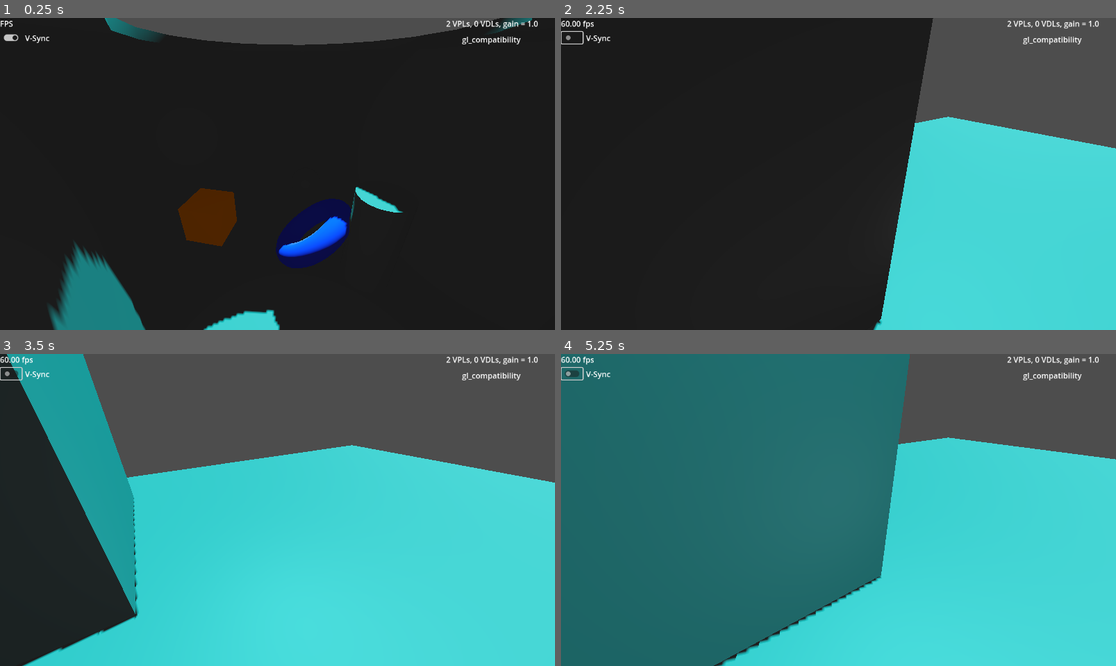
Above: before the commit, frames 1-4 (two rows, left to right).
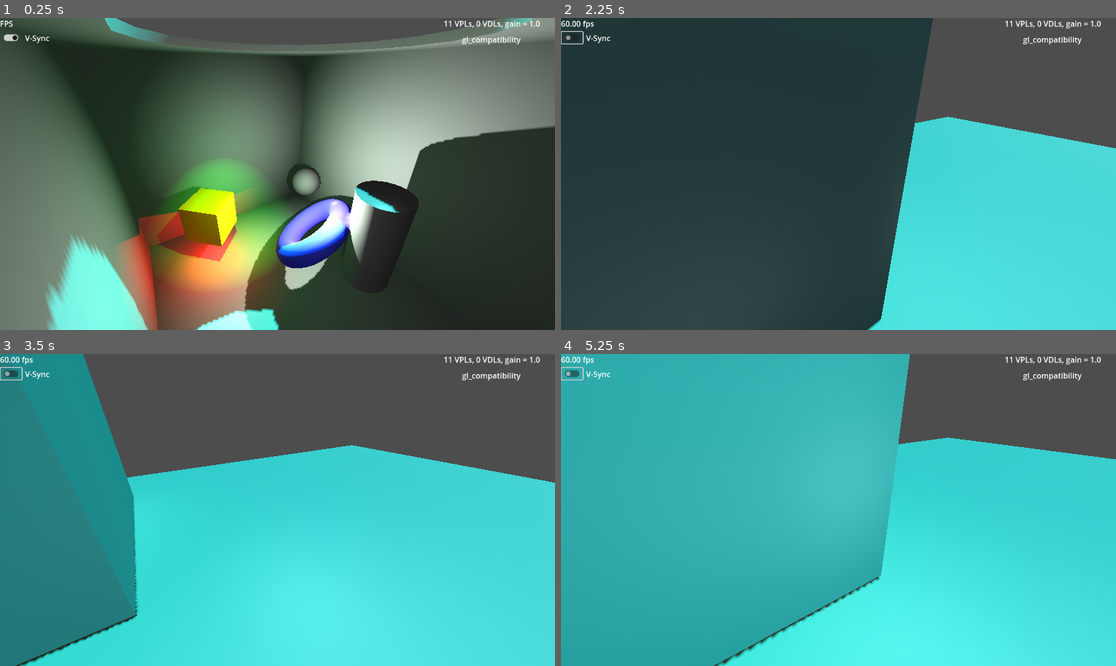
Above: after the commit, the same moments.

Repository: GregPickering/O1S_FauxGI
Game: Godot game, scene res://Scenes/scene_3d.tscn
Two runs of this game, one before a commit and one after it. Both use one fixed random seed, a clock stepped at 60 frames per second and the inputs below.
Inputs (mouse positions are in pixels of both pictures, inside the frame that each line leads up to):
- Up to frame 1 (0.25 s): no input
- Up to frame 2 (2.25 s): tap Enter at 0.5 s; move the mouse to (960, 158) at 0.52 s; hold D 0.53-1.25 s; tap Q at 0.6 s; click (960, 158) at 0.67 s; drag from (727, 189) to (810, 236) at 1.27 s; click (572, 36) at 2 s
- Up to frame 3 (3.5 s): move the mouse to (333, 441) at 2.77 s; hold D from 2.78 s (still down); tap Q at 2.85 s
- Up to frame 4 (5.25 s): release D at 3.5 s; drag from (810, 572) to (672, 463) at 3.52 s; move the mouse to (1005, 556) at 4.27 s; hold A 4.28-5 s; tap Q at 4.35 s; drag from (672, 463) to (755, 432) at 5.02 s

The runs differ from the first frame. In frame 1, 75% of the frame differs, in the area x 0-100%, y 0-100%; in frame 2, 62%; in frame 3, 13%; in frame 4, 61%.

Commit message:
Unified the temporal filtering.
Temporal filtering now uses 3 cascaded exponential filters and it all happens in one function.
Added an energy floor for the VPLs, below which they aren't considered.

Diff:
--- a/O1S_FauxGI/faux_gi.gd
+++ b/O1S_FauxGI/faux_gi.gd
@@ -38,6 +38,8 @@
 const include_shadowless : bool = false
 ## scales all light power
 const scale_all_light_energy : float = 0.25
+## ignore any VPLs with negligible energy
+const vpl_energy_floor : float = 1e-5
 ## the colors for visualizing raycasts
 const ray_hit_color := Color.LIGHT_GREEN
 const ray_miss_color := Color.LIGHT_CORAL
@@ -73,7 +75,7 @@
 ## How many raycasts per VPL per _physics_process for spot and omni lights, 0+
 @export_range( 0, 100 ) var oversample : int = 8
 ## Filter the VPLs over time (0=never update/infinite filtering, 1=instant update/no filtering)
-@export_range( 0.01, 1.0, 0.01, "exp") var temporal_filter : float = 0.25
+@export_range( 0.01, 1.0, 0.005, "exp") var temporal_filter : float = 0.5
 ## place the VPL (0=at light origin, 1=at intersection)
 @export_range( 0.0, 1.1, 0.01 ) var placement_fraction : float = 0.5
 
@@ -99,9 +101,8 @@
 
 # original light sources in the scene
 var light_sources : Array[ Light3D ] = []
-# keep data per light for temporal smoothing (cascaded exponential filter)
-var light_filter : Dictionary[ Light3D, Dictionary ]
-var light_data : Dictionary[ Light3D, Dictionary ]
+# track all (possibly noisy) VPL target data, indexed by the casting light and a sub-index
+var VPL_targets : Dictionary[ Light3D, Dictionary ] = {}
 # do we need to start fresh with the temporal data?
 var light_data_stale : bool = true
 # all directional lights share a set of VPLs, so we need a universal Key for our dictionaries
@@ -141,69 +142,28 @@
 	raycast_hits.clear()
 	raycast_misses.clear()
 	if bounce_gain >= 0.01:
+		# do I need to refresh all light data?
+		if light_data_stale:
+			VPL_targets = {}
+		# now run through all active light sources in the scene
 		var active_dir_lights : Array[ DirectionalLight3D ]
-		# to I need to refresh all light data?
-		if light_data_stale:
-			light_filter.clear()
-			light_data.clear()
-			light_data_stale = false
-		# now run through all active light sources in the scene
 		for light in light_sources:
 			if light.is_visible_in_tree() and (light.light_energy > 0.0):
-				light_filter.get_or_add( light, {} )
-				light_data.get_or_add( light, {} )
+				VPL_targets.get_or_add( light, {} )
 				match light.get_class():
-					"DirectionalLight3D":
-						#process_dirl( light )
-						active_dir_lights.push_back( light )
+					"DirectionalLight3D": active_dir_lights.push_back( light )
 					"OmniLight3D": process_omni( light )
 					"SpotLight3D": process_spot( light )
 			else:
-				light_filter.erase( light )
-				light_data.erase( light )
+				VPL_targets.erase( light )
 		# Directional lights
 		handle_all_directional_lights( active_dir_lights )
-		# Gather all active VPLs into a convenient array
-		var preVPLs : Array[ Dictionary ] = []
-		for light in light_data:
-			for idx in light_data[ light ]:
-				if light_data[ light ][ idx ][ ray_storage.energy ] > 0.0:
-					preVPLs.push_back( light_data[ light ][ idx ] )
-					preVPLs.back()[ ray_storage.color ] = light.light_color
-		# Do we need a second pass to filter out the top N VPLs?
-		if preVPLs.size() > max_vpls:
-			# sort most to least energetic
-			preVPLs.sort_custom( func(a, b): return a[ ray_storage.energy ] > b[ ray_storage.energy ] )
-			# do I want to average all the lights that will get cut?
-			if true:
-				var avg_VPL : Dictionary = preVPLs[ 0 ]
-				for key in avg_VPL:
-					avg_VPL[ key ] *= 0.0
-				var sum_energy : float = 0.0
-				for idx in range( max_vpls - 1, preVPLs.size() ):
-					var e : float = preVPLs[ idx ][ ray_storage.energy ]
-					sum_energy += e;
-					for key in preVPLs[ idx ]:
-						avg_VPL[ key ] += preVPLs[ idx ][ key ] * e
-				var gain : float = 1.0 / sum_energy
-				for key in avg_VPL:
-					avg_VPL[ key ] *= gain
-				avg_VPL[ ray_storage.energy ] = sum_energy
-			# just throw away the rest
-			preVPLs.resize( max_vpls )
-		# finally add the VPLs
-		active_VPLs = 0
-		for preVPL in preVPLs:
-			config_VPL(	active_VPLs,
-					preVPL[ ray_storage.pos ],
-					preVPL[ ray_storage.color ],
-					preVPL[ ray_storage.energy ],
-					preVPL[ ray_storage.rad ] )
-			active_VPLs += 1
+		# do something with that info
+		filter_and_emit_VPLs()
 	else:
-		light_filter.clear()
-		light_data.clear()
-	# done with raycasts
+		VPL_targets.clear()
+
+	# the user may wish to display raycasts
 	draw_rays.clear_surfaces()
 	if show_raycasts:
 		if not raycast_hits.is_empty():
@@ -232,6 +192,79 @@
 	if last_active_VDLs != active_VDLs:
 		last_active_VDLs = active_VDLs
 		print( last_active_VDLs, " active VDLs" )
+
+# cascaded exponential filtering
+var VPL_filt_1 : Dictionary[ Light3D, Dictionary ]
+var VPL_filt_2 : Dictionary[ Light3D, Dictionary ]
+var VPL_filt_3 : Dictionary[ Light3D, Dictionary ]
+func filter_and_emit_VPLs():
+	if light_data_stale:
+		VPL_filt_1.clear()
+		VPL_filt_2.clear()
+		VPL_filt_3.clear()
+		light_data_stale = false
+	# cascaded exponential filtering
+	for light in VPL_targets:
+		if not VPL_filt_1.has( light ):
+			VPL_filt_1[ light ] = VPL_targets[ light ].duplicate( true )
+			VPL_filt_2[ light ] = VPL_targets[ light ].duplicate( true )
+			VPL_filt_3[ light ] = VPL_targets[ light ].duplicate( true )
+		for idx in VPL_targets[ light ]:
+			if not VPL_filt_1[ light ].has( idx ):
+				VPL_filt_1[ light ][ idx ] = VPL_targets[ light ][ idx ].duplicate( true )
+				VPL_filt_2[ light ][ idx ] = VPL_targets[ light ][ idx ].duplicate( true )
+				VPL_filt_3[ light ][ idx ] = VPL_targets[ light ][ idx ].duplicate( true )
+			for key in VPL_targets[ light ][ idx ]:
+				# cascade in reverse order
+				VPL_filt_3[ light ][ idx ][ key ] = lerp(
+						VPL_filt_3[ light ][ idx ][ key ],
+						VPL_targets[ light ][ idx ][ key ],
+						temporal_filter )
+				VPL_filt_2[ light ][ idx ][ key ] = lerp(
+						VPL_filt_2[ light ][ idx ][ key ],
+						VPL_filt_3[ light ][ idx ][ key ],
+						temporal_filter )
+				VPL_filt_1[ light ][ idx ][ key ] = lerp(
+						VPL_filt_1[ light ][ idx ][ key ],
+						VPL_filt_2[ light ][ idx ][ key ],
+						temporal_filter )
+	# Gather all active VPLs into a convenient array
+	var preVPLs : Array[ Dictionary ] = []
+	for light in VPL_targets:
+		for idx in VPL_targets[ light ]:
+			if VPL_filt_1[ light ][ idx ][ ray_storage.energy ] > vpl_energy_floor:
+				preVPLs.push_back( VPL_filt_1[ light ][ idx ] )
+				preVPLs.back()[ ray_storage.color ] = light.light_color
+	# Do we need a second pass to filter out the top N VPLs?
+	if preVPLs.size() > max_vpls:
+		# sort most to least energetic
+		preVPLs.sort_custom( func(a, b): return a[ ray_storage.energy ] > b[ ray_storage.energy ] )
+		# do I want to average all the lights that will get cut?
+		if true:
+			var avg_VPL : Dictionary = preVPLs[ 0 ]
+			for key in avg_VPL:
+				avg_VPL[ key ] *= 0.0
+			var sum_energy : float = 0.0
+			for idx in range( max_vpls - 1, preVPLs.size() ):
+				var e : float = preVPLs[ idx ][ ray_storage.energy ]
+				sum_energy += e;
+				for key in preVPLs[ idx ]:
+					avg_VPL[ key ] += preVPLs[ idx ][ key ] * e
+			var gain : float = 1.0 / sum_energy
+			for key in avg_VPL:
+				avg_VPL[ key ] *= gain
+			avg_VPL[ ray_storage.energy ] = sum_energy
+		# just throw away the rest
+		preVPLs.resize( max_vpls )
+	# finally add the VPLs
+	active_VPLs = 0
+	for preVPL in preVPLs:
+		config_VPL(	active_VPLs,
+				preVPL[ ray_storage.pos ],
+				preVPL[ ray_storage.color ],
+				preVPL[ ray_storage.energy ],
+				preVPL[ ray_storage.rad ] )
+		active_VPLs += 1
 
 func process_ray_dummy( from : Vector3, to : Vector3, done_frac : float = 0.5 ) -> Dictionary:
 	# This function is only called if Oversample is 0, i.e. no raycasts
@@ -402,29 +435,15 @@
 	else:
 		return process_ray_dummy( from, to, 0.5 )
 
-func update_light_data( light : Light3D, idx : int, data : Dictionary, modulate : float ):
-	if light:
-		if data:
-			# scale in the actual light energy here
-			data[ ray_storage.energy ] *= modulate * light.light_indirect_energy
-			if light_data[ light ].has( idx ):
-				for key in data:
-					# Cascaded exponential filter
-					light_filter[ light ][ idx ][ key ] = lerp(
-							light_filter[ light ][ idx ][ key ],
-							data[ key ], temporal_filter )
-					light_data[ light ][ idx ][ key ] = lerp(
-							light_data[ light ][ idx ][ key ],
-							light_filter[ light ][ idx ][ key ], temporal_filter )
-			else:
-				light_filter[ light ][ idx ] = data#.duplicate()
-				light_data[ light ][ idx ] = data#.duplicate()
-				# do I want the amplitude to fade in?
-				light_filter[ light ][ idx ][ ray_storage.energy ] *= temporal_filter
-				light_data[ light ][ idx ][ ray_storage.energy ] *= temporal_filter * temporal_filter
-		else:
-			light_filter[ light ].erase( idx )
-			light_data[ light ].erase( idx )
+func update_light_target( light : Light3D, idx : int, data : Dictionary, modulate : float ):
+	if light and data:
+		# scale in the actual light energy here
+		data[ ray_storage.energy ] *= modulate * light.light_indirect_energy
+		VPL_targets[ light ][ idx ] = data
+
+func zero_light_target( light : Light3D, idx : int ):
+	if light and VPL_targets.has( light ) and VPL_targets[ light ].has( idx ):
+		VPL_targets[ light ][ idx ][ ray_storage.energy ] = 0.0
 
 func process_light_rays( light : Light3D, rays : PackedVector3Array, angle_deg : float, modulate : float ):
 	for ray_idx in rays.size():
@@ -433,11 +452,10 @@
 						light.global_position + rays[ ray_idx ],
 						oversample, angle_deg )
 		if ray_res:
-			update_light_data( light, ray_idx, ray_res, modulate )
+			update_light_target( light, ray_idx, ray_res, modulate )
 			active_VPLs += 1
 		else:
-			light_filter[ light ].erase( ray_idx )
-			light_data[ light ].erase( ray_idx )
+			zero_light_target( light, ray_idx )
 
 func process_directional_light_rays(	lights : Array[ DirectionalLight3D ],
 										base_rays : PackedVector3Array,
@@ -479,19 +497,17 @@
 							sum_position / sum_energy, placement_fraction )
 			light_entry[ ray_storage.norm ] = sum_normal / sum_energy
 			light_entry[ ray_storage.color ] = sum_color / sum_energy
-			light_entry[ ray_storage.rad ] = directional_proximity
-			update_light_data( token_directional_light, ray_idx, light_entry, modulate )
+			light_entry[ ray_storage.rad ] = directional_proximity * 2.0
+			update_light_target( token_directional_light, ray_idx, light_entry, modulate )
 			active_VPLs += 1
 		else:
-			light_filter[ token_directional_light ].erase( ray_idx )
-			light_data[ token_directional_light ].erase( ray_idx )
+			zero_light_target( token_directional_light, ray_idx )
 
 func handle_all_directional_lights( lights : Array[ DirectionalLight3D ] ):
 	# like an omnilight, cast rays from the camera
 	if lights:
 		if (directional_vpls > 0) or add_looking_VPL:
-			light_filter.get_or_add( token_directional_light, {} )
-			light_data.get_or_add( token_directional_light, {} )
+			VPL_targets.get_or_add( token_directional_light, {} )
 
 			var rays := distribute_omni_rays( directional_vpls )
 			if add_looking_VPL: # add it to the front
@@ -502,13 +518,12 @@
 			var compensate_N_pts : float = 1.0 / rays.size()
 			var angle_deg : float = sqrt( 14400.0 / max( 1, directional_vpls ) )
 			process_directional_light_rays( lights, rays, angle_deg,
-							bounce_gain * compensate_N_pts * scale_all_light_energy )
+							bounce_gain * compensate_N_pts )# * scale_all_light_energy )
 		else:
 			for light in lights:
 				trivial_directional( light )
 	else:
-		light_filter.erase( token_directional_light )
-		light_data.erase( token_directional_light )
+		VPL_targets.erase( token_directional_light )
 
 func trivial_directional( light : Light3D ):
 	var e : float = (light.light_energy * light.light_indirect_energy *
--- a/Scenes/scene_3d.tscn
+++ b/Scenes/scene_3d.tscn
@@ -73,12 +73,12 @@
 size = Vector3(15.4212, 0.1, 36.4354)
 
 [node name="SpinSpot" type="Node3D" parent="."]
-transform = Transform3D(-0.678354, 0, -0.734735, 0, 1, 0, 0.734735, 0, -0.678354, 0, 0, 0)
+transform = Transform3D(0.950639, 0, -0.310301, 0, 1, 0, 0.310301, 0, 0.950639, 0, 0, 0)
 script = ExtResource("3_ok1gl")
+speed = 0.5
 
 [node name="SpotLight3D" type="SpotLight3D" parent="SpinSpot"]
 transform = Transform3D(0.952537, 0.131593, -0.274512, 0.304381, -0.396676, 0.866026, 0.00507104, -0.908477, -0.417903, 0.79985, 3.19763, -0.713908)
-visible = false
 light_color = Color(0.192157, 1, 0.32549, 1)
 light_energy = 2.0
 shadow_enabled = true
@@ -87,14 +87,13 @@
 
 [node name="OmniLight3D" type="OmniLight3D" parent="SpinSpot"]
 transform = Transform3D(-0.128348, 0, -0.991729, 0, 1, 0, 0.991729, 0, -0.128348, -0.711475, 1.74288, -0.629222)
-visible = false
 light_energy = 1.5
 shadow_enabled = true
 
 [node name="SpinDir" type="Node3D" parent="."]
-transform = Transform3D(0.705531, 0, -0.708679, 0, 1, 0, 0.708679, 0, 0.705531, 0, 0, 0)
+transform = Transform3D(-0.607903, 0, 0.794011, 0, 1, 0, -0.794011, 0, -0.607903, 0, 0, 0)
 script = ExtResource("3_ok1gl")
-speed = -0.25
+speed = -0.42
 
 [node name="DirectionalLight3D" type="DirectionalLight3D" parent="SpinDir"]
 transform = Transform3D(0.982008, -0.188398, 0.0128751, 0.0752052, 0.452719, 0.888476, -0.173216, -0.871523, 0.458742, 0, 2, 0)
@@ -107,7 +106,6 @@
 
 [node name="OmniLight3D" type="OmniLight3D" parent="SpinDir"]
 transform = Transform3D(-0.859002, 0, 0.511972, 0, 1, 0, -0.511972, 0, -0.859002, 2.056, -0.19, -0.521)
-visible = false
 light_color = Color(1, 0, 0, 1)
 shadow_enabled = true
 omni_range = 3.0
